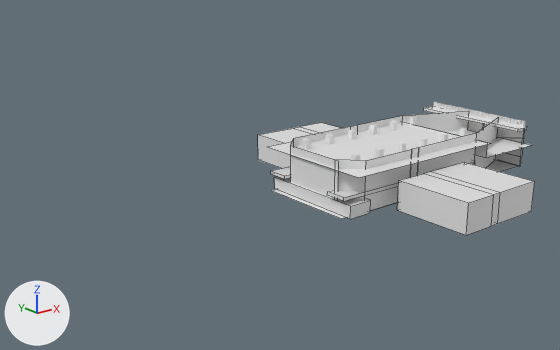
The Blender file assets/environment/castle.blend as it was, and as the next commit left it.
Before and after are seen from a 50 mm camera at (-138.3, -106.6, 49.6) aimed at (-43.8, 11.5, 2.4). The axes (+X, +Y, +Z) are drawn at lower left. The lights are the same throughout. Mesh edges are drawn as thin lines on the coarser meshes.
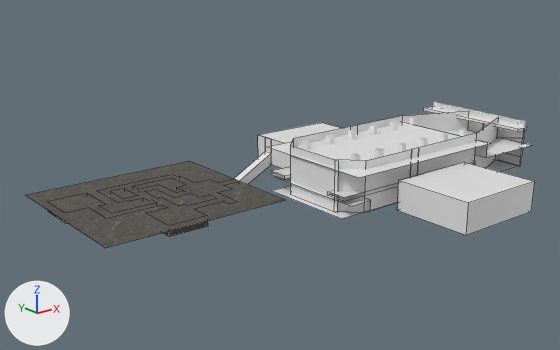
Pixel boxes (x1, y1, x2, y2) of what changed, in the pictures (560 x 350 px):
'Collection', added: after (26, 161, 286, 248)
'RoomRight', reshaped (29% wider, 35% taller): before (258, 123, 340, 168); after (234, 123, 340, 184)
'Cube.022', reshaped (14% shorter): before (274, 176, 371, 219); after (275, 176, 371, 213)
part 1 of me_cube_003, deleted: before (274, 177, 371, 219)

The change, as a list of edits to the scene's bpy script:
```text
Add img_rock030_1k_png_color_png:
    img_rock030_1k_png_color_png = load_image('Rock030_1K-PNG_Color.png', 'Rock030_1K-PNG_Color.png', 1024, 1024, 'sRGB')
Add mat_material_001:
    mat_material_001 = principled_material('Material.001')
    mat_material_001.texture = img_rock030_1k_png_color_png
Change me_cube_003:
    where me_cube_003.from_pydata(...)  # 8 vertices, 6 faces; spans x -46.0..-40.8, y -11.5..10.6, z 0.1..2.5
    used by ob_cube_022; location = (0.0, 0.0, 0.0)
    verts and faces of me_cube_003; kept vertices keep their numbers, new ones are numbered from 8
    before: 0 (-46.0, -11.5, 0.1) at pixel (350, 219), 1 (-46.0, -11.5, 2.5) at pixel (350, 206), 2 (-46.0, 10.6, 0.1) at pixel (274, 188), 3 (-46.0, 10.6, 2.5) at pixel (274, 177), 4 (-40.8, -11.5, 0.1) at pixel (370, 212)
    before: 5 (-40.8, -11.5, 2.5) at pixel (370, 200), 6 (-40.8, 10.6, 0.1), 7 (-40.8, 10.6, 2.5)
    me_cube_003 part 1
    add delete_vertices([0, 2])  # with the faces that use them
Change me_cube_005:
    used by ob_roomright; location = (0.0, 0.0, 0.0)
    remove me_cube_005.from_pydata(...)  # 20 vertices, 14 faces; spans x -35.9..-16.8, y 13.4..29.4, z 0.1..5.9
    add me_cube_005.from_pydata(...)  # 29 vertices, 14 faces; spans x -45.0..-16.8, y 13.4..29.4, z -4.1..5.9
    me_cube_005 part 2
    4 vertices are removed from x -25.6..-23.6, y 29.4, z 0.1..5.9
    10 faces are deleted
    13 vertices are added at x -45.0..-35.9, y 24.1..26.7, z -4.1..5.9
    10 new faces join them
Add me_plane_018:
    me_plane_018.from_pydata(...)  # 4 vertices, 1 face; spans x -18.0..18.0, y -14.4..25.3, z 2.2
    me_plane_018.materials.append(mat_material_001)  # picture img_rock030_1k_png_color_png
Add me_plane_008:
    me_plane_008.from_pydata(...)  # 137 vertices, 85 faces; spans x -15.5..11.8, y -14.4..23.5, z 0.0..2.2
    me_plane_008.materials.append(mat_material_001)  # picture img_rock030_1k_png_color_png
Add col_collection_001:
    col_collection_001 = bpy.data.collections.new('Collection.001')
    col_collection_001.objects.link(ob_plane_007)
    col_collection_001.objects.link(ob_plane_017)
Add ob_plane_017:
    ob_plane_017 = bpy.data.objects.new('Plane.017', me_plane_018)
    ob_plane_017.location = (0.0, 0.0, 0.0)
Add ob_plane_007:
    ob_plane_007 = bpy.data.objects.new('Plane.007', me_plane_008)
    ob_plane_007.location = (0.0, 0.0, 0.0)
Add ob_collection:
    ob_collection = bpy.data.objects.new('Collection', None)
    ob_collection.location = (-59.4, 26.1, -4.1)
    ob_collection.rotation_euler = (0.0, 0.0, 1.571)  # degrees (0, 0, 90)
    ob_collection.instance_type = 'COLLECTION'
    ob_collection.instance_collection = col_collection_001
```
